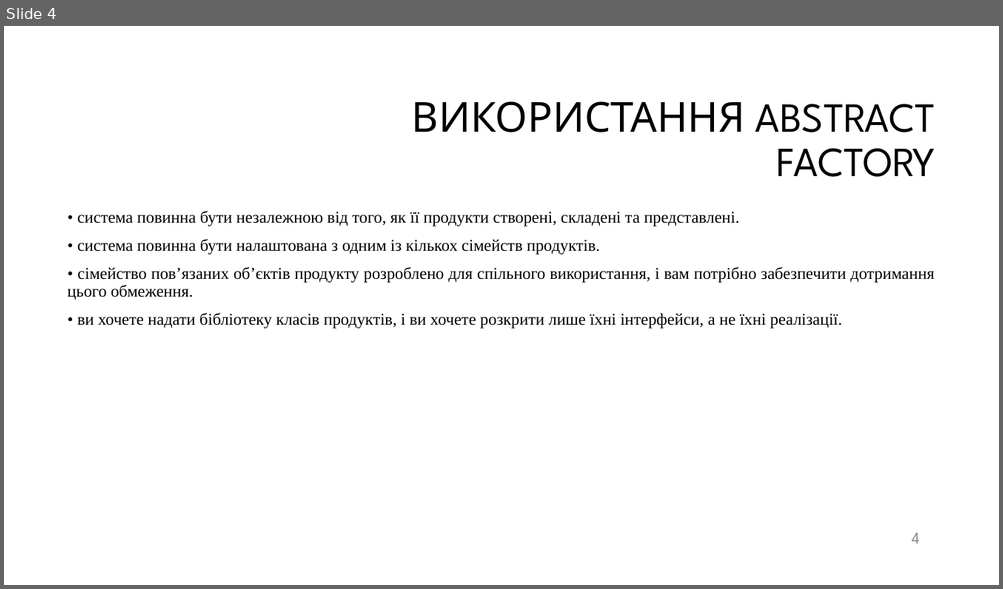
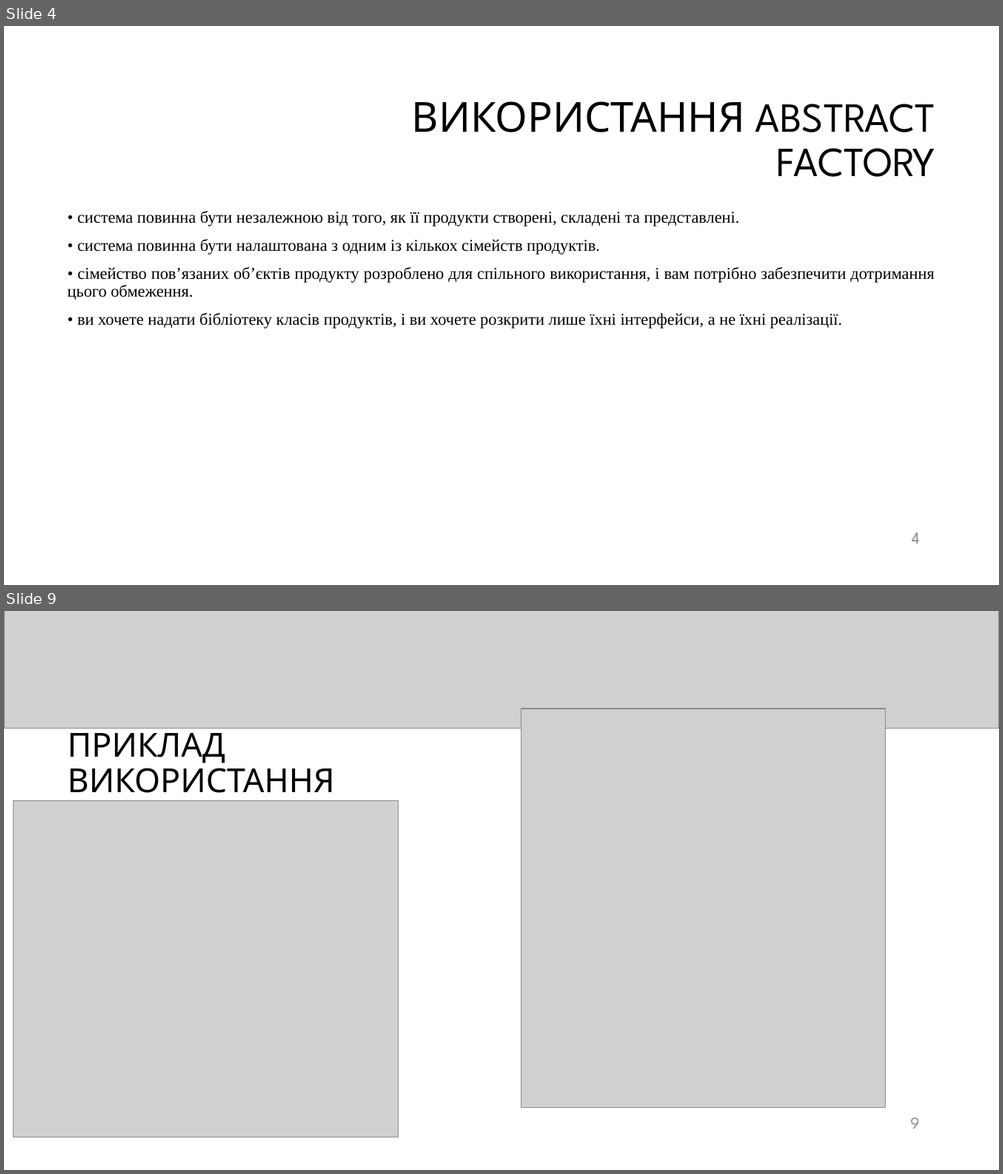
Before and after one commit to erdoganishe/6Semestr, a slide deck: АПЗ/PZ/PZ1/Abstract factory.pptx. Shown one above the other, each under a label of ours: slide 4 before the commit, slides 4 and 9 after it; the slides between them are not shown. The pictures are 1003x589 and 1003x1174 pixels, drawn with LibreOffice and Linux fonts; fonts in the diff are those of the drawing; grey boxes stand for pictures; background and template pictures are left out. Boxes give left, top, right and bottom in pixels: in the first picture for what was removed or moved away, otherwise in the second. Text is boxed around its words. In the diff, an @@ line names an element or a change of style, - is before the commit and + after.

```diff
--- a/АПЗ/PZ/PZ1/Abstract factory.pptx
+++ b/АПЗ/PZ/PZ1/Abstract factory.pptx
@@ slide 9 added at box(4, 611, 999, 1170), background #FFFFFF @@
@@ picture added at box(4, 611, 999, 729) @@
@@ picture added at box(521, 709, 886, 1108) @@
@@ title added at box(68, 726, 335, 801), 32 pt, text #000000 @@
+ПРИКЛАД ВИКОРИСТАННЯ
@@ picture added at box(14, 801, 398, 1139) @@
@@ page number added at box(910, 1118, 919, 1129), 16 pt, text #8C8C8C @@
+9
```
Also in this commit, not shown: 1 slide changed, 3 other slides added, 3 slides removed, 48 other files.
